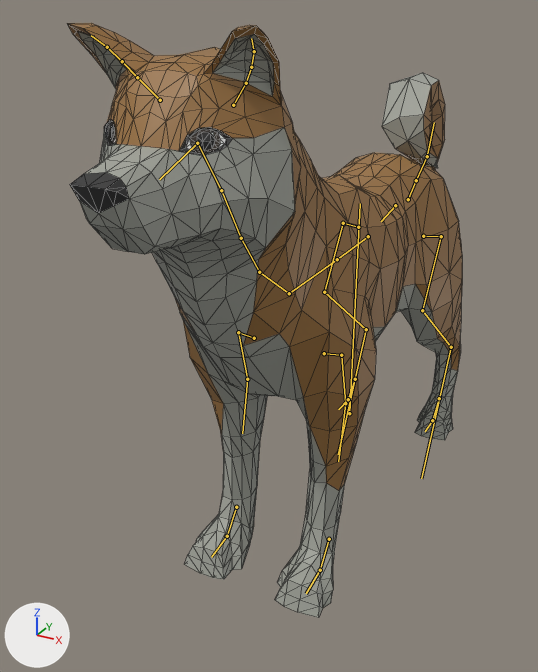
The glTF model Pilire/Animals3D/shiba.gltf, before and after one commit.
One viewpoint serves both versions: a 50 mm camera at (1.76, -4.41, 3.15) aimed at (-0.3, -0.67, 1.28). The axes (+X, +Y, +Z) are drawn at lower left. The lights are the same throughout. The picture after the commit comes second. The bones that change, and the others that lie on the model, are drawn over the model as lines. Mesh edges are drawn as thin lines.

The first picture shows 'ShibaInu'.
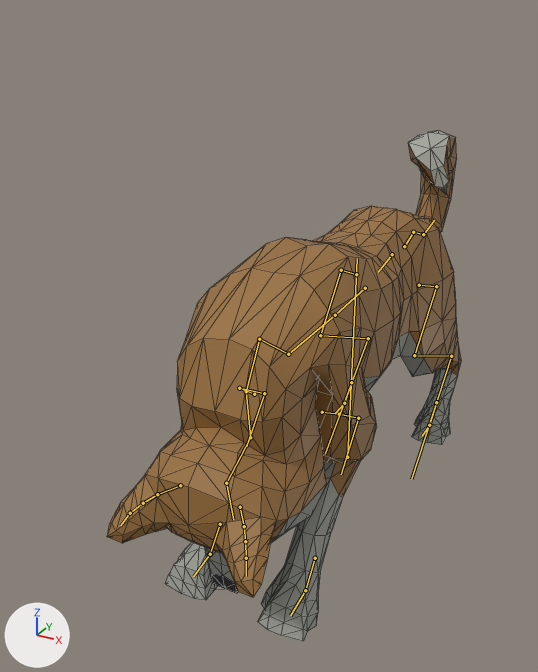
The newer file adds an action. The first version stands in its rest pose; the second is drawn at frame 33 of the action 'Companion_Eat'.

Changed parts and their boxes [x1, y1, x2, y2] in the pictures (538 x 672 px):
'ShibaInu', posed (10% narrower, 14% shorter): before [67, 23, 462, 618]; after [107, 130, 461, 641]
bone 'Body', root to tip: before (349, 413) to (360, 203); after (347, 457) to (357, 258)
bone 'Neck1', root to tip: before (259, 272) to (241, 238); after (259, 339) to (246, 392)
bone 'Neck2', root to tip: before (241, 238) to (221, 190); after (246, 391) to (250, 437)
bone 'Neck3', root to tip: before (221, 190) to (197, 143); after (250, 437) to (226, 483)
bone 'FrontUpperLeg.L', root to tip: before (341, 355) to (345, 403); after (339, 414) to (358, 418)
bone 'FrontLowerLeg.L', root to tip: before (345, 403) to (338, 461); after (358, 418) to (341, 474)
bone 'FrontUpperLeg.R', root to tip: before (238, 332) to (247, 379); after (239, 388) to (264, 393)
bone 'FrontLowerLeg.R', root to tip: before (247, 379) to (242, 433); after (264, 393) to (246, 446)
bone 'BackLeg.L', root to tip: before (441, 236) to (422, 310); after (436, 286) to (414, 355)
bone 'BackUpperLeg.L', root to tip: before (422, 310) to (451, 347); after (414, 355) to (451, 356)
bone 'BackLowerLeg.L', root to tip: before (451, 347) to (421, 478); after (451, 356) to (411, 479)
bone 'BackLeg.R', root to tip: before (343, 223) to (324, 292); after (341, 270) to (320, 335)
bone 'BackUpperLeg.R', root to tip: before (324, 292) to (366, 329); after (320, 335) to (368, 338)
bone 'BackLowerLeg.R', root to tip: before (366, 329) to (338, 454); after (368, 338) to (325, 454)
bone 'Tail1', root to tip: before (408, 199) to (416, 180); after (404, 246) to (413, 232)
bone 'Tail2', root to tip: before (416, 180) to (427, 156); after (413, 232) to (423, 234)
bone 'IKBackLeg.L', root to tip: before (439, 398) to (432, 420); after (436, 402) to (429, 425)
bone 'IKFrontLeg.L', root to tip: before (329, 539) to (320, 570); after (315, 558) to (305, 590)
bone 'IKBackLeg.R', root to tip: before (355, 379) to (348, 399); after (351, 382) to (344, 403)
bone 'IKFrontLeg.R', root to tip: before (236, 507) to (227, 536); after (220, 524) to (210, 554)

Patch to the scene script:
```diff
--- a/Pilire/Animals3D/shiba.gltf.py
+++ b/Pilire/Animals3D/shiba.gltf.py
@@ bone_body @@
 bone_body = bpy.data.objects['AnimalArmature'].pose.bones['Body']
-bone_body.location = (0.0, 0.0, 0.0)
+bone_body.location = (0.0, -0.37, 0.0)
@@ bone_neck1 @@
 bone_neck1 = bpy.data.objects['AnimalArmature'].pose.bones['Neck1']  # child of 'Torso3'
-bone_neck1.rotation_quaternion = (1.0, 0.0, 0.0, 0.0)  # degrees (0, 0, 0)
+bone_neck1.rotation_quaternion = (0.576, -0.818, 0.0, 0.0)  # degrees (-110, 0, 0)
@@ bone_neck2 @@
 bone_neck2 = bpy.data.objects['AnimalArmature'].pose.bones['Neck2']  # child of 'Neck1'
-bone_neck2.rotation_quaternion = (1.0, 0.0, 0.0, 0.0)  # degrees (0, 0, 0)
+bone_neck2.rotation_quaternion = (0.917, -0.399, 0.0, 0.0)  # degrees (-47, 0, 0)
@@ bone_neck3 @@
 bone_neck3 = bpy.data.objects['AnimalArmature'].pose.bones['Neck3']  # child of 'Neck2'
-bone_neck3.rotation_quaternion = (1.0, 0.0, 0.0, 0.0)  # degrees (0, 0, 0)
+bone_neck3.rotation_quaternion = (0.799, 0.601, -0.002, -0.007)  # degrees (74, 0, -1)
@@ bone_frontupperleg_l @@
 bone_frontupperleg_l = bpy.data.objects['AnimalArmature'].pose.bones['FrontUpperLeg.L']  # child of 'FrontShoulder.L'
-bone_frontupperleg_l.rotation_quaternion = (1.0, 0.0, 0.0, 0.0)  # degrees (0, 0, 0)
+bone_frontupperleg_l.rotation_quaternion = (0.925, 0.38, 0.015, 0.006)  # degrees (45, 1, 1)
@@ bone_frontlowerleg_l @@
 bone_frontlowerleg_l = bpy.data.objects['AnimalArmature'].pose.bones['FrontLowerLeg.L']  # child of 'FrontUpperLeg.L'
-bone_frontlowerleg_l.rotation_quaternion = (1.0, 0.0, 0.0, 0.0)  # degrees (0, 0, 0)
+bone_frontlowerleg_l.rotation_quaternion = (-0.791, -0.612, -0.007, -0.025)  # degrees (75, -1, 3)
@@ bone_frontupperleg_r @@
 bone_frontupperleg_r = bpy.data.objects['AnimalArmature'].pose.bones['FrontUpperLeg.R']  # child of 'FrontShoulder.R'
-bone_frontupperleg_r.rotation_quaternion = (1.0, 0.0, 0.0, 0.0)  # degrees (0, 0, 0)
+bone_frontupperleg_r.rotation_quaternion = (0.925, 0.38, -0.015, -0.006)  # degrees (45, -1, -1)
@@ bone_frontlowerleg_r @@
 bone_frontlowerleg_r = bpy.data.objects['AnimalArmature'].pose.bones['FrontLowerLeg.R']  # child of 'FrontUpperLeg.R'
-bone_frontlowerleg_r.rotation_quaternion = (1.0, 0.0, 0.0, 0.0)  # degrees (0, 0, 0)
+bone_frontlowerleg_r.rotation_quaternion = (-0.791, -0.612, 0.007, 0.025)  # degrees (75, 1, -3)
@@ bone_backleg_l @@
 bone_backleg_l = bpy.data.objects['AnimalArmature'].pose.bones['BackLeg.L']  # child of 'BackShoulder.L'
-bone_backleg_l.rotation_quaternion = (1.0, 0.0, 0.0, 0.0)  # degrees (0, 0, 0)
+bone_backleg_l.rotation_quaternion = (0.998, -0.07, 0.0, -0.001)  # degrees (-8, 0, 0)
@@ bone_backupperleg_l @@
 bone_backupperleg_l = bpy.data.objects['AnimalArmature'].pose.bones['BackUpperLeg.L']  # child of 'BackLeg.L'
-bone_backupperleg_l.rotation_quaternion = (1.0, 0.0, 0.0, 0.0)  # degrees (0, 0, 0)
+bone_backupperleg_l.rotation_quaternion = (0.984, 0.18, 0.001, 0.004)  # degrees (21, 0, 1)
@@ bone_backlowerleg_l @@
 bone_backlowerleg_l = bpy.data.objects['AnimalArmature'].pose.bones['BackLowerLeg.L']  # child of 'BackUpperLeg.L'
-bone_backlowerleg_l.rotation_quaternion = (1.0, 0.0, 0.0, 0.0)  # degrees (0, 0, 0)
+bone_backlowerleg_l.rotation_quaternion = (0.953, 0.302, 0.003, 0.009)  # degrees (35, 0, 1)
@@ bone_backleg_r @@
 bone_backleg_r = bpy.data.objects['AnimalArmature'].pose.bones['BackLeg.R']  # child of 'BackShoulder.R'
-bone_backleg_r.rotation_quaternion = (1.0, 0.0, 0.0, 0.0)  # degrees (0, 0, 0)
+bone_backleg_r.rotation_quaternion = (0.998, -0.07, 0.0, 0.001)  # degrees (-8, 0, 0)
@@ bone_backupperleg_r @@
 bone_backupperleg_r = bpy.data.objects['AnimalArmature'].pose.bones['BackUpperLeg.R']  # child of 'BackLeg.R'
-bone_backupperleg_r.rotation_quaternion = (1.0, 0.0, 0.0, 0.0)  # degrees (0, 0, 0)
+bone_backupperleg_r.rotation_quaternion = (0.984, 0.18, -0.001, -0.004)  # degrees (21, 0, -1)
@@ bone_backlowerleg_r @@
 bone_backlowerleg_r = bpy.data.objects['AnimalArmature'].pose.bones['BackLowerLeg.R']  # child of 'BackUpperLeg.R'
-bone_backlowerleg_r.rotation_quaternion = (1.0, 0.0, 0.0, 0.0)  # degrees (0, 0, 0)
+bone_backlowerleg_r.rotation_quaternion = (0.953, 0.302, -0.003, -0.009)  # degrees (35, 0, -1)
@@ bone_tail1 @@
 bone_tail1 = bpy.data.objects['AnimalArmature'].pose.bones['Tail1']  # child of 'Back'
-bone_tail1.rotation_quaternion = (1.0, 0.0, 0.0, 0.0)  # degrees (0, 0, 0)
+bone_tail1.rotation_quaternion = (0.992, -0.123, -0.006, -0.011)  # degrees (-14, -1, -1)
@@ bone_tail2 @@
 bone_tail2 = bpy.data.objects['AnimalArmature'].pose.bones['Tail2']  # child of 'Tail1'
-bone_tail2.rotation_quaternion = (1.0, 0.0, 0.0, 0.0)  # degrees (0, 0, 0)
+bone_tail2.rotation_quaternion = (0.947, -0.322, 0.0, 0.0)  # degrees (-38, 0, 0)
@@ bone_ikbackleg_l @@
 bone_ikbackleg_l = bpy.data.objects['AnimalArmature'].pose.bones['IKBackLeg.L']
-bone_ikbackleg_l.location = (0.0, 0.0, 0.0)
+bone_ikbackleg_l.location = (0.0, 0.06, -0.05)
@@ bone_ikfrontleg_l @@
 bone_ikfrontleg_l = bpy.data.objects['AnimalArmature'].pose.bones['IKFrontLeg.L']
-bone_ikfrontleg_l.location = (0.0, 0.0, 0.0)
+bone_ikfrontleg_l.location = (0.0, 0.13, -0.15)
@@ bone_ikbackleg_r @@
 bone_ikbackleg_r = bpy.data.objects['AnimalArmature'].pose.bones['IKBackLeg.R']
-bone_ikbackleg_r.location = (0.0, 0.0, 0.0)
+bone_ikbackleg_r.location = (0.0, 0.06, -0.05)
@@ bone_ikfrontleg_r @@
 bone_ikfrontleg_r = bpy.data.objects['AnimalArmature'].pose.bones['IKFrontLeg.R']
-bone_ikfrontleg_r.location = (0.0, 0.0, 0.0)
+bone_ikfrontleg_r.location = (0.0, 0.13, -0.15)
```
